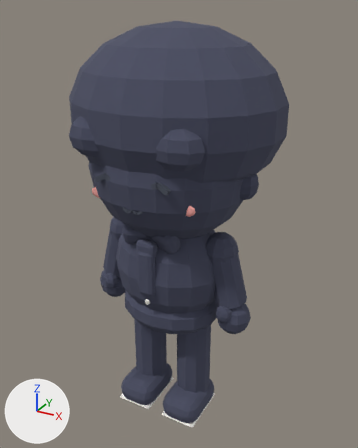
Two versions of the glTF model out/avatars/av_bayu.glb, one commit apart.
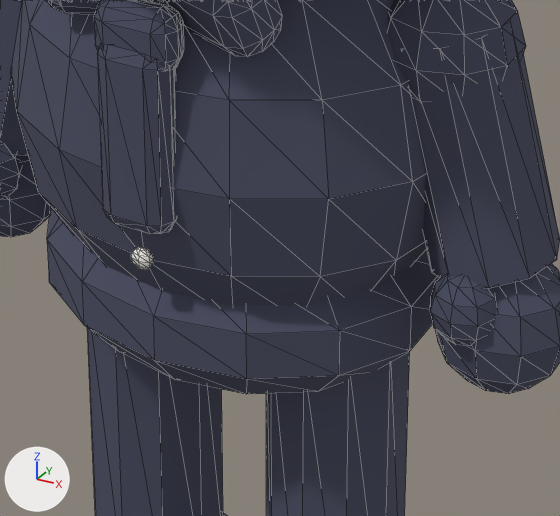
Old and new are each drawn whole from a 50 mm camera at (0.823, -1.434, 1.501) aimed at (0.0, 0.063, 0.752) and again close up on the part from 32% to 69% of the width and 54% to 81% of the height. Every picture has the same lights, and +X, +Y and +Z are marked at lower left. The older version's two pictures come first. The close-ups show mesh edges as thin lines. Where no turn or scale is listed for an object, it has been applied to the vertices. Vertices at exactly the same position are counted once.

Names of what the first close-up shows: 'SM_av_bayu_arm_l_outline', 'SM_av_bayu_arm_r_outline', 'SM_av_bayu_hips_outline', 'SM_av_bayu_leg_l_outline', 'SM_av_bayu_leg_r_outline', 'SM_av_bayu_torso_outline' and 1 more.
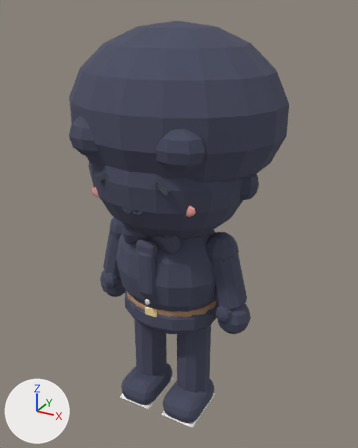
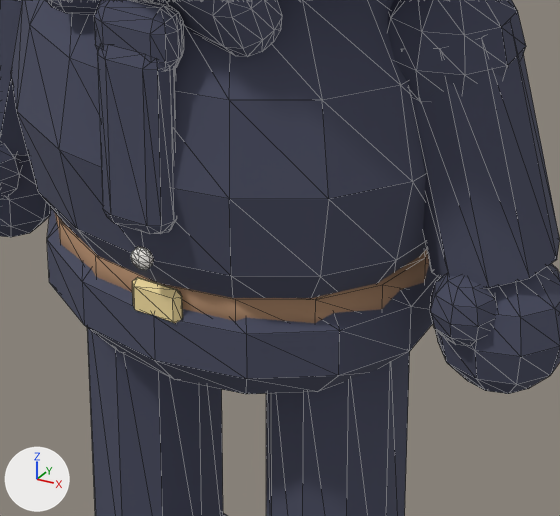
Edits to the scene script, one JSON object a line:
```json
{"block": "me_sm_av_bayu_hips", "where": "# used by ob_sm_av_bayu_hips; location = (0.0, 0.0, 0.0)"}
{"op": "remove", "block": "me_sm_av_bayu_hips", "code": "me_sm_av_bayu_hips.from_pydata(...)  # 86 vertices, 168 faces; spans x -0.181..0.181, y -0.146..0.146, z 0.36..0.54"}
{"op": "add", "block": "me_sm_av_bayu_hips", "code": "me_sm_av_bayu_hips.from_pydata(...)  # 142 vertices, 272 faces; spans x -0.185..0.185, y -0.154..0.147, z 0.36..0.54"}
{"block": "me_sm_av_bayu_hips", "change": "me_sm_av_bayu_hips part 1: a new loose piece, a 16-sided cylinder along z spanning x -0.185..0.185, y -0.147..0.147, z 0.468..0.502, in mat_mat_wood_dark (brown #a98466)"}
{"block": "me_sm_av_bayu_hips", "change": "me_sm_av_bayu_hips part 2: a new loose piece of 24 vertices spanning x -0.025..0.025, y -0.154..-0.142, z 0.468..0.502, in mat_mat_butter (beige #f6dfa1)"}
{"op": "add", "block": "me_sm_av_bayu_hips", "code": "me_sm_av_bayu_hips.materials.append(mat_mat_butter)  # beige #f6dfa1"}
```

What differs and where, as boxes [x1, y1, x2, y2] in the close-ups (560 x 516 px):
```json
{"object": "SM_av_bayu_hips", "change": "reshaped", "after": [54, 212, 430, 323], "on screen": "not visible before"}
{"part": 1, "of": "me_sm_av_bayu_hips", "change": "added", "after": [54, 212, 430, 323], "on screen": "brown"}
{"part": 2, "of": "me_sm_av_bayu_hips", "change": "added", "after": [132, 277, 183, 323], "on screen": "beige"}
```
